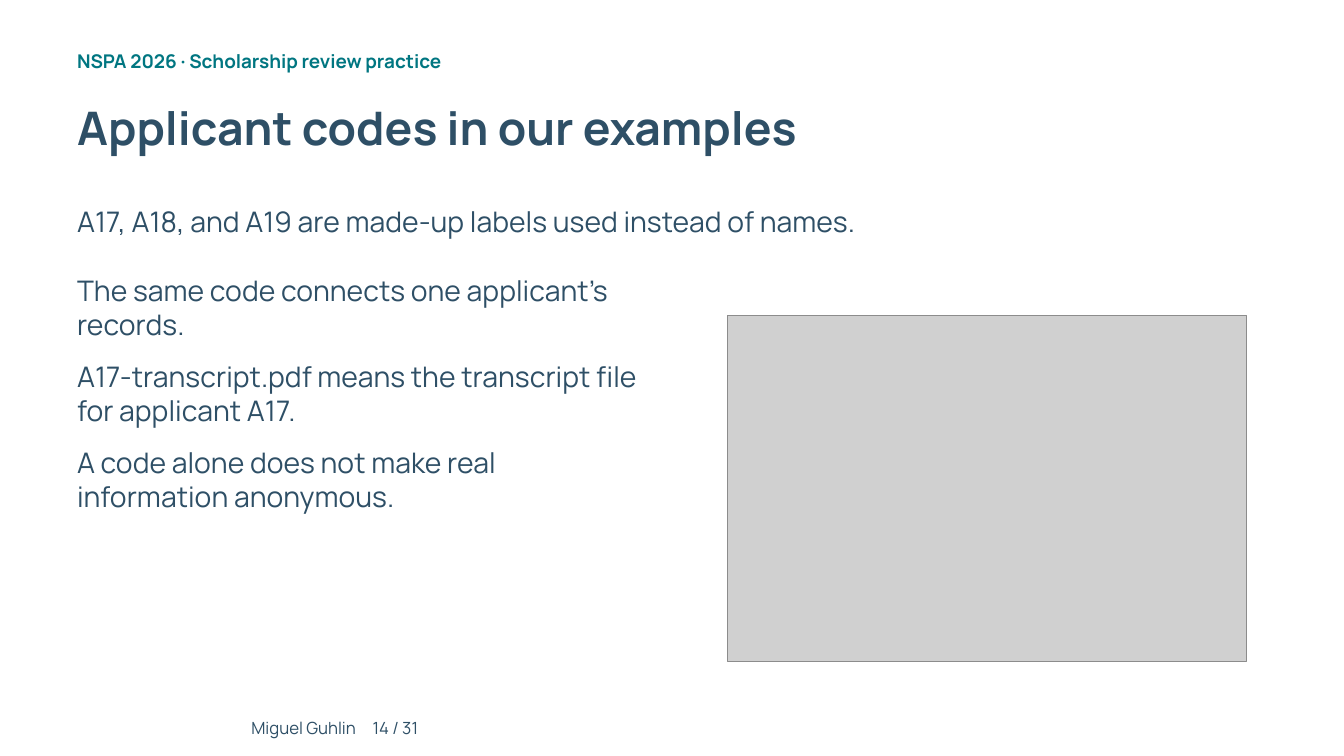
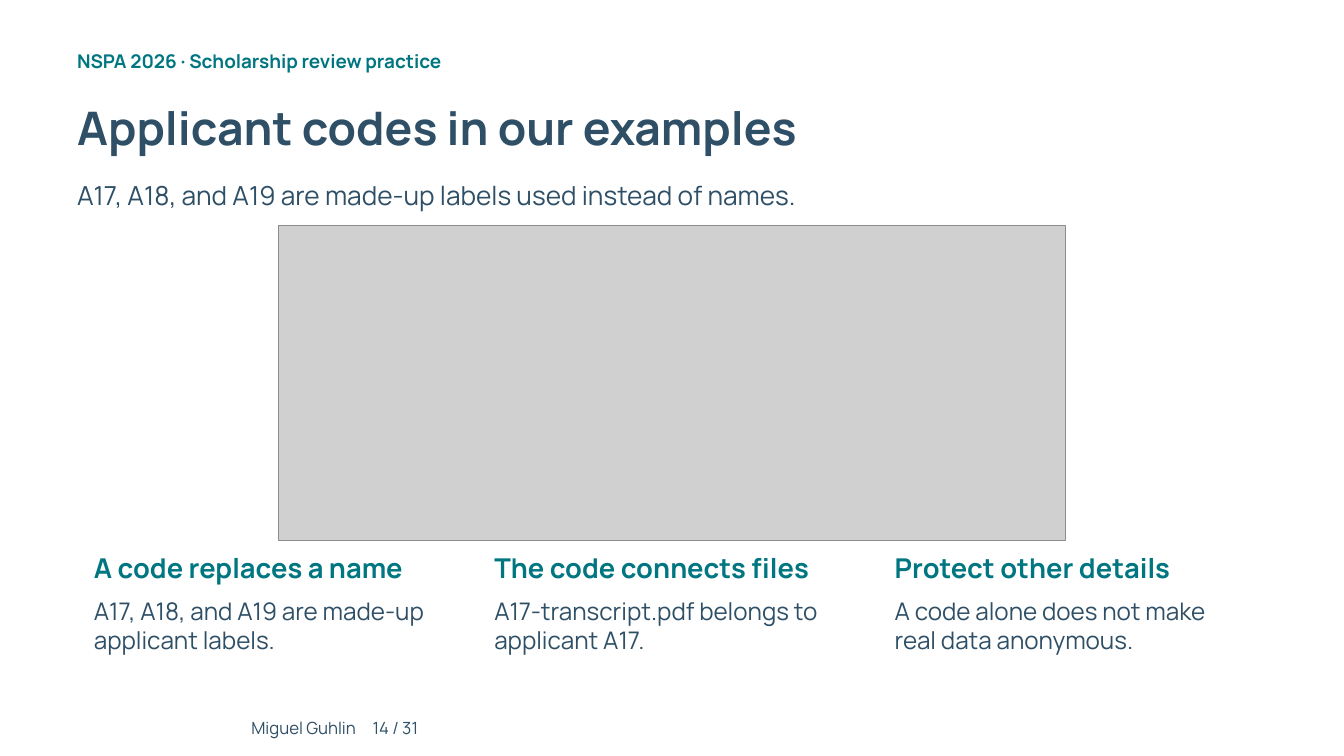
Before and after one commit to mguhlin/nspa, a slide deck: slide 14 of 2026/p/slides/ai-prompting-scholarship-review.pptx. Drawn at 1344x756 pixels with LibreOffice and Linux fonts; fonts in the diff are those of the drawing; grey boxes stand for pictures; background and template pictures are left out. Boxes give left, top, right and bottom in pixels: in the first picture for what was removed or moved away, otherwise in the second. Text is boxed around its words. In the diff, an @@ line names an element or a change of style, - is before the commit and + after.

```diff
--- a/2026/p/slides/ai-prompting-scholarship-review.pptx
+++ b/2026/p/slides/ai-prompting-scholarship-review.pptx
@@ text "A17, A18, and A19 are ...": place and size @@
-text "A17, A18, and A19 are ..." at (77, 211, 855, 239)
+text "A17, A18, and A19 are ..." at (77, 185, 796, 212)
@@ text "A17, A18, and A19 are ..." at (77, 185, 796, 212): size 20.2 to 18.8 pt @@
@@ picture added at (278, 226, 1066, 540) @@
@@ text removed at (77, 280, 608, 336) @@
-The same code connects one applicant’s records.
@@ picture removed at (727, 315, 1247, 661) @@
@@ text added at (94, 558, 403, 585), 19.5 pt, text #007681, bold @@
+A code replaces a name
@@ text added at (494, 558, 808, 579), 19.5 pt, text #007681, bold @@
+The code connects files
@@ text added at (895, 558, 1170, 579), 19.5 pt, text #007681, bold @@
+Protect other details
@@ text added at (94, 602, 424, 655), 17.2 pt, text #2E4F66 @@
+A17, A18, and A19 are made-up applicant labels.
@@ text at (494, 602, 818, 655): text changed; size 20.2 to 17.2 pt @@
-A17-transcript.pdf means the transcript file for applicant A17.
+A17-transcript.pdf belongs to applicant A17.
@@ text at (895, 602, 1205, 655): text changed; size 20.2 to 17.2 pt @@
-A code alone does not make real information anonymous.
+A code alone does not make real data anonymous.
```
Also in this commit, not shown: 16 other slides changed, 1 slide added, 1 slide removed, 41 other files.
